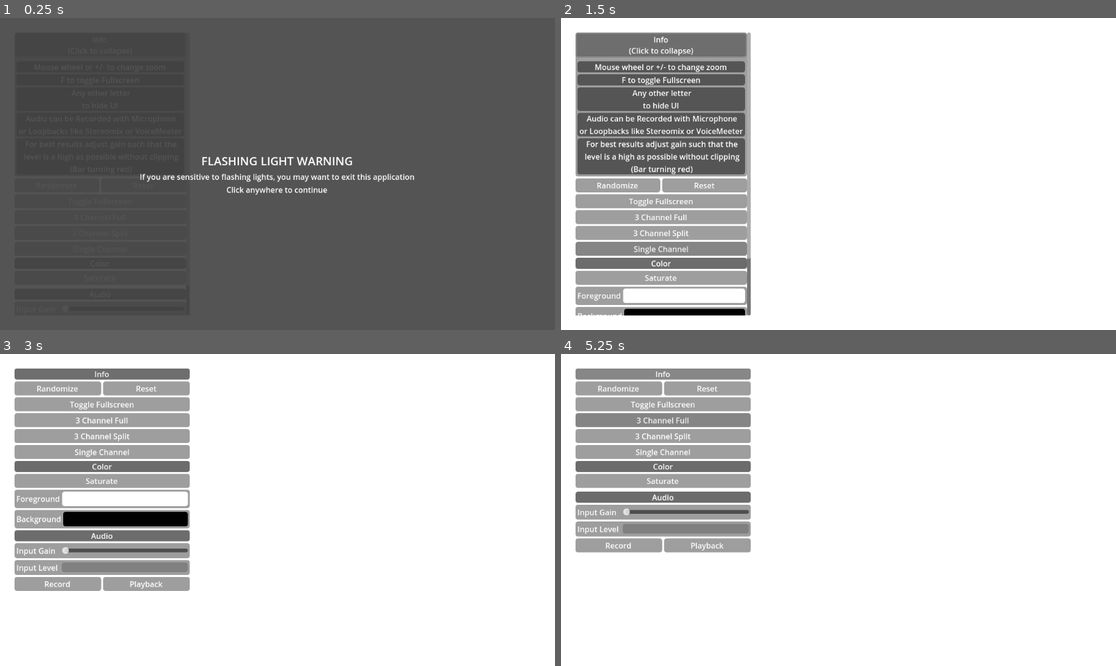
Above: before the commit, frames 1-4 (two rows, left to right).
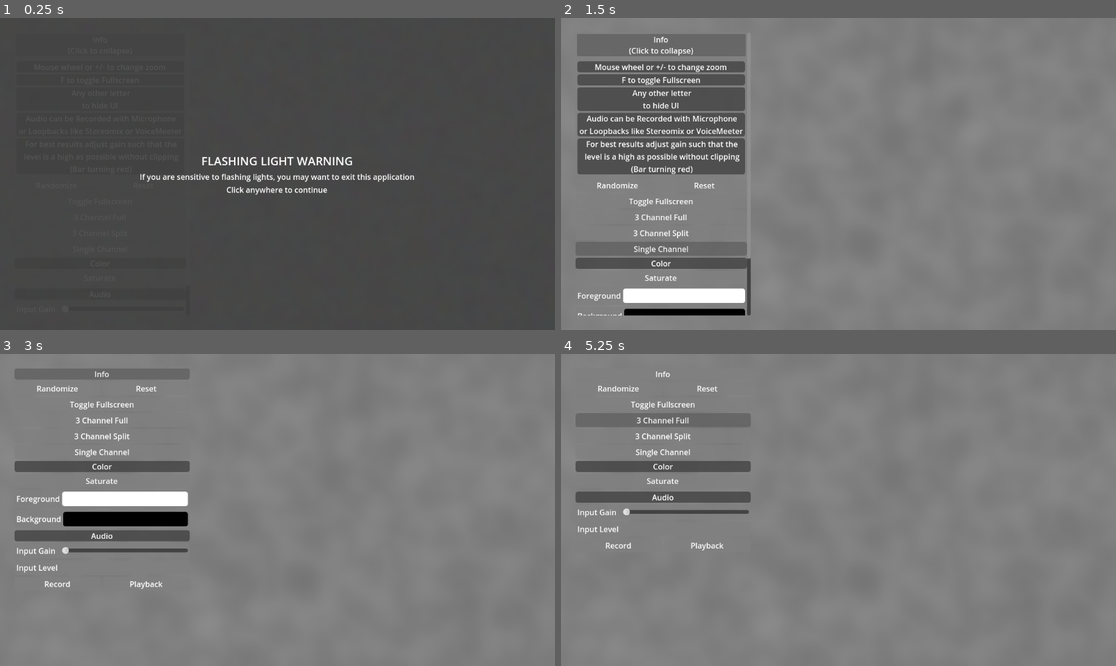
Above: after the commit, the same moments.

Repository: Fora888/Convolutional-Automata-Visualizer
Game: Godot game, scene res://node_2d.tscn
Two runs of this game, one before a commit and one after it. Both use one fixed random seed, a clock stepped at 60 frames per second and the inputs below.
Inputs:
- Up to frame 1 (0.25 s): no input
- Up to frame 2 (1.5 s): click "Randomize" at 0.5 s; click "Single Channel" at 1.25 s
- Up to frame 3 (3 s): click "Single Channel" at 2 s; click "Info (Click to collapse)" at 2.75 s
- Up to frame 4 (5.25 s): click "Info" at 3.5 s; click "Info (Click to hide)" at 4.25 s; click "3 Channel Full" at 5 s

The runs differ from the first frame. In frame 2, 85% of the frame differs, in the area x 0-100%, y 0-100%; in frame 3, 95%; in frame 4, 97%.

Commit message:
Mean and Variance should now work correctly

Diff:
--- a/Materials/postProcessingMaterial.tres
+++ b/Materials/postProcessingMaterial.tres
@@ -5,3 +5,5 @@
 [resource]
 shader = ExtResource("1_qp54r")
 shader_parameter/saturate = null
+shader_parameter/foregroundColors = null
+shader_parameter/backgroundColors = null
--- a/Scripts/kernelGenerator.gd
+++ b/Scripts/kernelGenerator.gd
@@ -3,7 +3,7 @@
 @export var convolutionMaterial : ShaderMaterial
 @export var numberOfKernels : int
 @export var textureRect : TextureRect
-@export var isSplit : bool
+@export var is3D : bool
 @export var backgroundColor : bool
 
 @export var postProcessingMaterial : ShaderMaterial
@@ -52,7 +52,8 @@
 	for i in numberOfKernelWeights:
 		var row : PackedFloat32Array
 		for j in 512:
-			row.append(rng.randf())
+			#row.append(rng.randf_range(-1.0, 1.0) * (1.0 / j if j != 0 else 1))
+			row.append(rng.randf_range(-1.0, 1.0))
 		weights.append(row)
 	pass
 
@@ -76,8 +77,8 @@
 
 
 	for i in 512:
-		samples.append(linear_to_db(spectrum.get_magnitude_for_frequency_range((i / 512.0) * 20000.0,((i + 1) / 512.0) * 20000.0).length())/ 96.0 + 1.0)
-		if samples[i] == -INF:
+		samples.append(linear_to_db(spectrum.get_magnitude_for_frequency_range((i / 512.0) * 20000.0,((i + 1) / 512.0) * 20000.0).length())/ 72.0 + 1.0)
+		if samples[i] == -INF or samples[i] < 0.0:
 			samples[i] = 0.0
 
 	for i in (numberOfThreads - 1):
@@ -89,32 +90,52 @@
 	for i in (numberOfThreads - 1):
 		convolutionWeights.append_array(threads[i].wait_to_finish())
 
+	#basicly needs a complete rewrite.
 
 	var index = 0
-	var mean = 0.0
+	var mean = []
+	mean.resize(numberOfKernels)
+	mean.fill(0.0)
 	for i in numberOfKernels:
-		var kernel = Basis()
-		for x in 3:
-			for y in 3:
-				kernel[x][y] = convolutionWeights[index]
-				mean = mean + kernel[x][y]
-				index = index + 1
-		kernels.append(kernel)
-
-	mean = mean / numberOfKernelWeights
-
-	var variance = 0.0
-	for i in numberOfKernels:
-		for x in 3:
-			for y in 3:
-				variance = variance + pow(kernels[i][x][y] - mean, 2)
-
-	variance = variance / numberOfKernelWeights
+		for j in (3 if is3D else 1):
+			var kernel = Basis()
+			for x in 3:
+				for y in 3:
+					kernel[x][y] = convolutionWeights[index]
+					mean[i] = mean[i] + kernel[x][y]
+					index = index + 1
+			kernels.append(kernel)
 
 	for i in numberOfKernels:
-		for x in 3:
-			for y in 3:
-				kernels[i][x][y] = (kernels[i][x][y] - mean + averageKernelValue) / (sqrt(variance + 0.0001) * 2)
+		if(is3D):
+			mean[i] = mean[i] / 27.0
+		else:
+			mean[i] = mean[i] / 9.0
+
+	var variance = []
+	variance.resize(numberOfKernels)
+	variance.fill(0.0)
+	for i in numberOfKernels:
+		for j in (3 if is3D else 1):
+			for x in 3:
+				for y in 3:
+					var kernelIndex = (i * 3 + j) if is3D else i
+					variance[i] = variance[i] + pow(kernels[kernelIndex][x][y] - mean[i], 2)
+					#variance = max(variance, abs(kernels[i][x][y] - mean))
+
+	for i in numberOfKernels:
+		if(is3D):
+			variance[i] = variance[i] / 27.0
+		else:
+			variance[i] = variance[i] / 9.0
+
+	for i in numberOfKernels:
+		for j in (3 if is3D else 1):
+			for x in 3:
+				for y in 3:
+					var kernelIndex = (i * 3 + j) if is3D else i
+					kernels[kernelIndex][x][y] = (kernels[kernelIndex][x][y] - mean[i] ) / sqrt(variance[i] + 0.0001) / 1 + averageKernelValue
+					#kernels[i][x][y] = (kernels[i][x][y] - mean + averageKernelValue) / variance
 
 	textureRect.material = convolutionMaterial
 	convolutionMaterial.set_shader_parameter("kernels", kernels)
@@ -122,11 +143,13 @@
 	pass
 
 func _ready():
-	if(isSplit):
+	if(is3D):
+		averageKernelValue = 1.0 / 27.0
+		numberOfKernelWeights = numberOfKernels * 3 * 3 * 3
+	else:
 		averageKernelValue = 1.0 / 9.0
-	else:
-		averageKernelValue = 1.0 / 81.0
-	numberOfKernelWeights = numberOfKernels * 3 * 3
+		numberOfKernelWeights = numberOfKernels * 3 * 3
+
 	numberOfThreads = ceil(numberOfKernelWeights / 20.0)
 	matricesPerThread = int(numberOfKernelWeights / numberOfThreads)
 	additionalMatrices = (numberOfKernelWeights % matricesPerThread)
--- a/Shaders/3ChannelConvolutionFull.gdshader
+++ b/Shaders/3ChannelConvolutionFull.gdshader
@@ -32,9 +32,18 @@
 	vec3 colorB 	= texture(TEXTURE, fract(vec2(UV.x, 					UV.y - pixel_size.y))).rgb;
 	vec3 colorBL 	= texture(TEXTURE, fract(vec2(UV.x + pixel_size.x, 	UV.y - pixel_size.y))).rgb;
 
-	vec3 result = 	kernels[0] * colorTR	+ kernels[1] * colorT + kernels[2] * colorTL +
-				kernels[3] * colorMR	+ kernels[4] * colorM + kernels[5] * colorML +
-				kernels[6] * colorBR	+ kernels[7] * colorB + kernels[8] * colorBL;
+	vec3 result;
+	result.x = 	dot(kernels[0][0], colorTR)	+ dot(kernels[0][1], colorT) + 	dot(kernels[0][2], colorTL)
+			+ 	dot(kernels[1][0], colorMR)	+ dot(kernels[1][1], colorM) + 	dot(kernels[1][2], colorML)
+			+ 	dot(kernels[2][0], colorBR)	+ dot(kernels[2][1], colorB) + 	dot(kernels[2][2], colorBL);
+
+	result.y = 	dot(kernels[3][0], colorTR)	+ dot(kernels[3][1], colorT) + 	dot(kernels[3][2], colorTL)
+			+ 	dot(kernels[4][0], colorMR)	+ dot(kernels[4][1], colorM) + 	dot(kernels[4][2], colorML)
+			+ 	dot(kernels[5][0], colorBR)	+ dot(kernels[5][1], colorB) + 	dot(kernels[5][2], colorBL);
+
+	result.z = 	dot(kernels[6][0], colorTR)	+ dot(kernels[6][1], colorT) + 	dot(kernels[6][2], colorTL)
+			+ 	dot(kernels[7][0], colorMR)	+ dot(kernels[7][1], colorM) + 	dot(kernels[7][2], colorML)
+			+ 	dot(kernels[8][0], colorBR)	+ dot(kernels[8][1], colorB) + 	dot(kernels[8][2], colorBL);
 
 
 	result = vec3(activation(result.r), activation(result.g), activation(result.b));
--- a/Shaders/3ChannelConvolutionSplit.gdshader
+++ b/Shaders/3ChannelConvolutionSplit.gdshader
@@ -32,9 +32,18 @@
 	vec3 colorB 	= texture(TEXTURE, fract(vec2(UV.x, 					UV.y - pixel_size.y))).rgb;
 	vec3 colorBL 	= texture(TEXTURE, fract(vec2(UV.x + pixel_size.x, 	UV.y - pixel_size.y))).rgb;
 
-	vec3 result = 	kernels[0][0] * colorTR	+ kernels[0][1] * colorT + kernels[0][2] * colorTL +
-				kernels[1][0] * colorMR	+ kernels[1][1] * colorM + kernels[1][2] * colorML +
-				kernels[2][0] * colorBR	+ kernels[2][1] * colorB + kernels[2][2] * colorBL;
+	vec3 result;
+	result.x = 	kernels[0][0][0] * colorTR.x	+ kernels[0][0][1] * colorT.x + kernels[0][0][2] * colorTL.x +
+				kernels[0][1][0] * colorMR.x	+ kernels[0][1][1] * colorM.x + kernels[0][1][2] * colorML.x +
+				kernels[0][2][0] * colorBR.x	+ kernels[0][2][1] * colorB.x + kernels[0][2][2] * colorBL.x;
+
+	result.y = 	kernels[1][0][0] * colorTR.y	+ kernels[1][0][1] * colorT.y + kernels[1][0][2] * colorTL.y +
+				kernels[1][1][0] * colorMR.y	+ kernels[1][1][1] * colorM.y + kernels[1][1][2] * colorML.y +
+				kernels[1][2][0] * colorBR.y	+ kernels[1][2][1] * colorB.y + kernels[1][2][2] * colorBL.y;
+
+	result.z = 	kernels[2][0][0] * colorTR.z	+ kernels[2][0][1] * colorT.z + kernels[2][0][2] * colorTL.z +
+				kernels[2][1][0] * colorMR.z	+ kernels[2][1][1] * colorM.z + kernels[2][1][2] * colorML.z +
+				kernels[2][2][0] * colorBR.z	+ kernels[2][2][1] * colorB.z + kernels[2][2][2] * colorBL.z;
 
 
 	result = vec3(activation(result.r), activation(result.g), activation(result.b));
--- a/node_2d.tscn
+++ b/node_2d.tscn
@@ -515,8 +515,9 @@
 [node name="3 Channel Convolution" type="Node" parent="." node_paths=PackedStringArray("textureRect")]
 script = ExtResource("6_4mjap")
 convolutionMaterial = ExtResource("2_501vs")
-numberOfKernels = 9
+numberOfKernels = 3
 textureRect = NodePath("../FrontBuffer/TextureRect")
+is3D = true
 postProcessingMaterial = ExtResource("10_l8jsp")
 
 [node name="3 Channel Convolution Split" type="Node" parent="." node_paths=PackedStringArray("textureRect")]
@@ -531,7 +532,6 @@
 convolutionMaterial = ExtResource("8_7xmuk")
 numberOfKernels = 1
 textureRect = NodePath("../FrontBuffer/TextureRect")
-isSplit = true
 postProcessingMaterial = ExtResource("10_l8jsp")
 foregroundColors = [Color(1, 1, 1, 1), Color(0, 0, 0, 1), Color(0, 0, 0, 1)]
 uiNode = NodePath("../CanvasLayer/MarginContainer/ScrollContainer/VBoxContainer/ColorSettings/SingleChannel")
Not shown, added: Build/Executable/ConvolutionalAutomataVisualizer.console.exe
Not shown, changed: Build/Executable/ConvolutionalAutomataVisualizer.exe
Not shown, changed: Build/Executable/ConvolutionalAutomataVisualizer.pck
Not shown, changed: docs/index.html
Not shown, changed: docs/index.js
Not shown, changed: docs/index.pck
Not shown, changed: docs/index.wasm
Not shown, added: nod428.tmp
